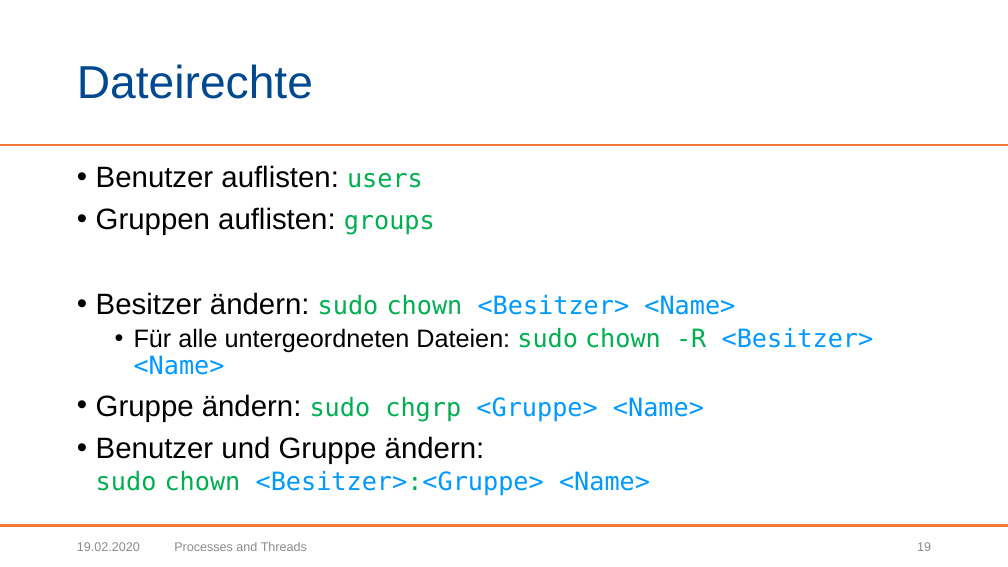
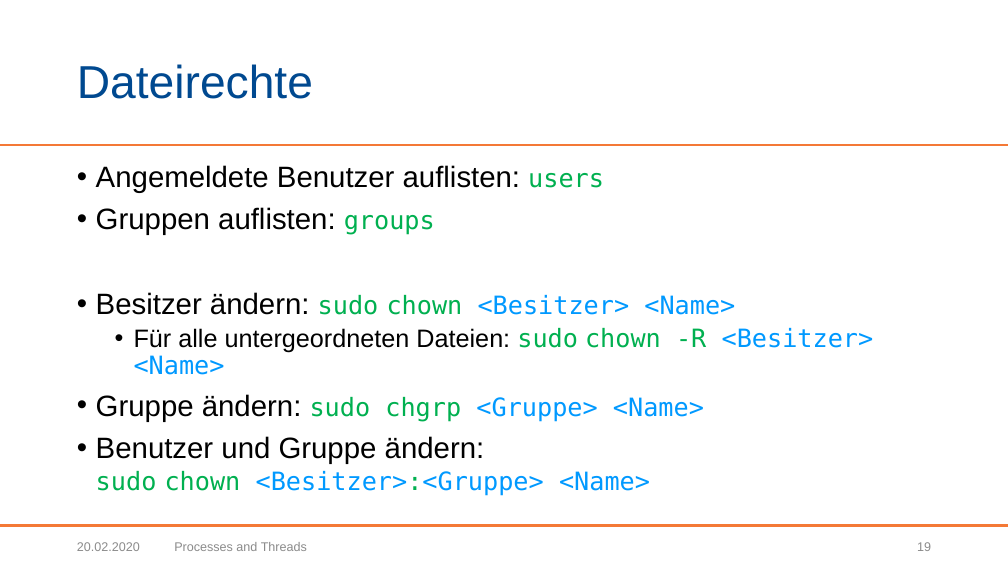
Before and after one commit to BogyMitutoyoCTL/AI-Preparation, a slide deck: slide 19 of presentation/Bash.pptx. Drawn at 1008x567 pixels with LibreOffice and Linux fonts; fonts in the diff are those of the drawing; background and template pictures are left out. Boxes give left, top, right and bottom in pixels: in the first picture for what was removed or moved away, otherwise in the second. Text is boxed around its words. In the diff, an @@ line names an element or a change of style, - is before the commit and + after.

```diff
--- a/presentation/Bash.pptx
+++ b/presentation/Bash.pptx
@@ text at bbox=[96, 165, 604, 193]: text changed @@
-• Benutzer auflisten: users
+• Angemeldete Benutzer auflisten: users
@@ text at bbox=[77, 542, 140, 551]: text changed @@
-19.02.2020
+20.02.2020
```
Also in this commit, not shown: 34 other slides changed, 1 slide added, 1 slide removed.
